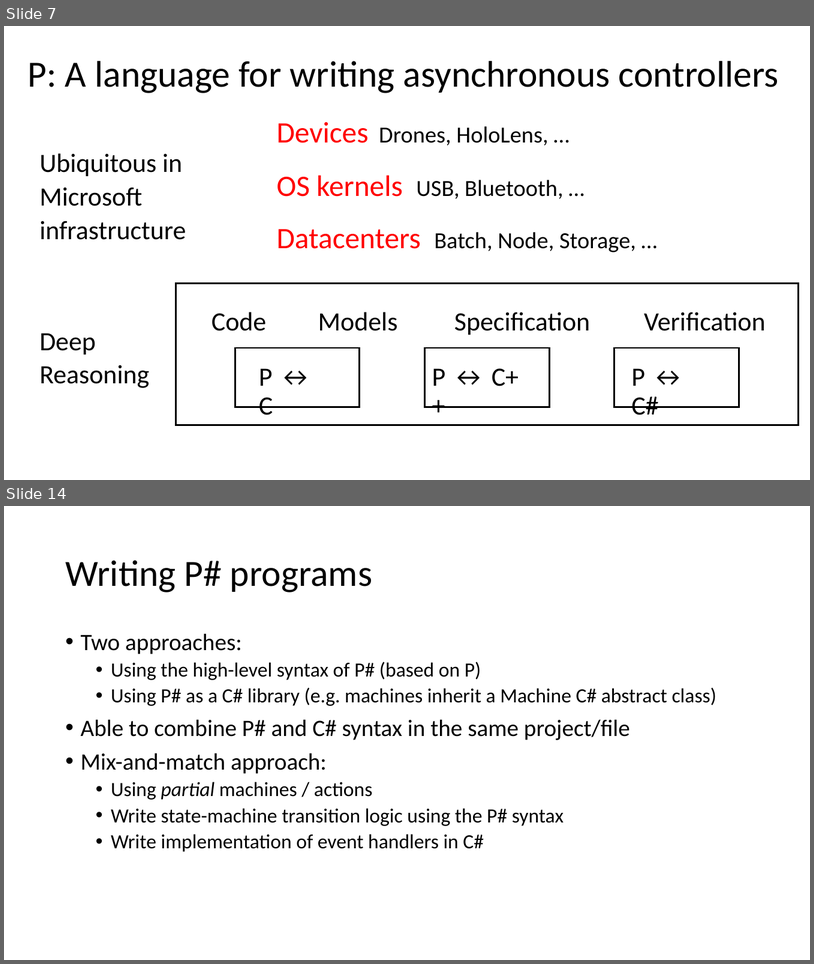
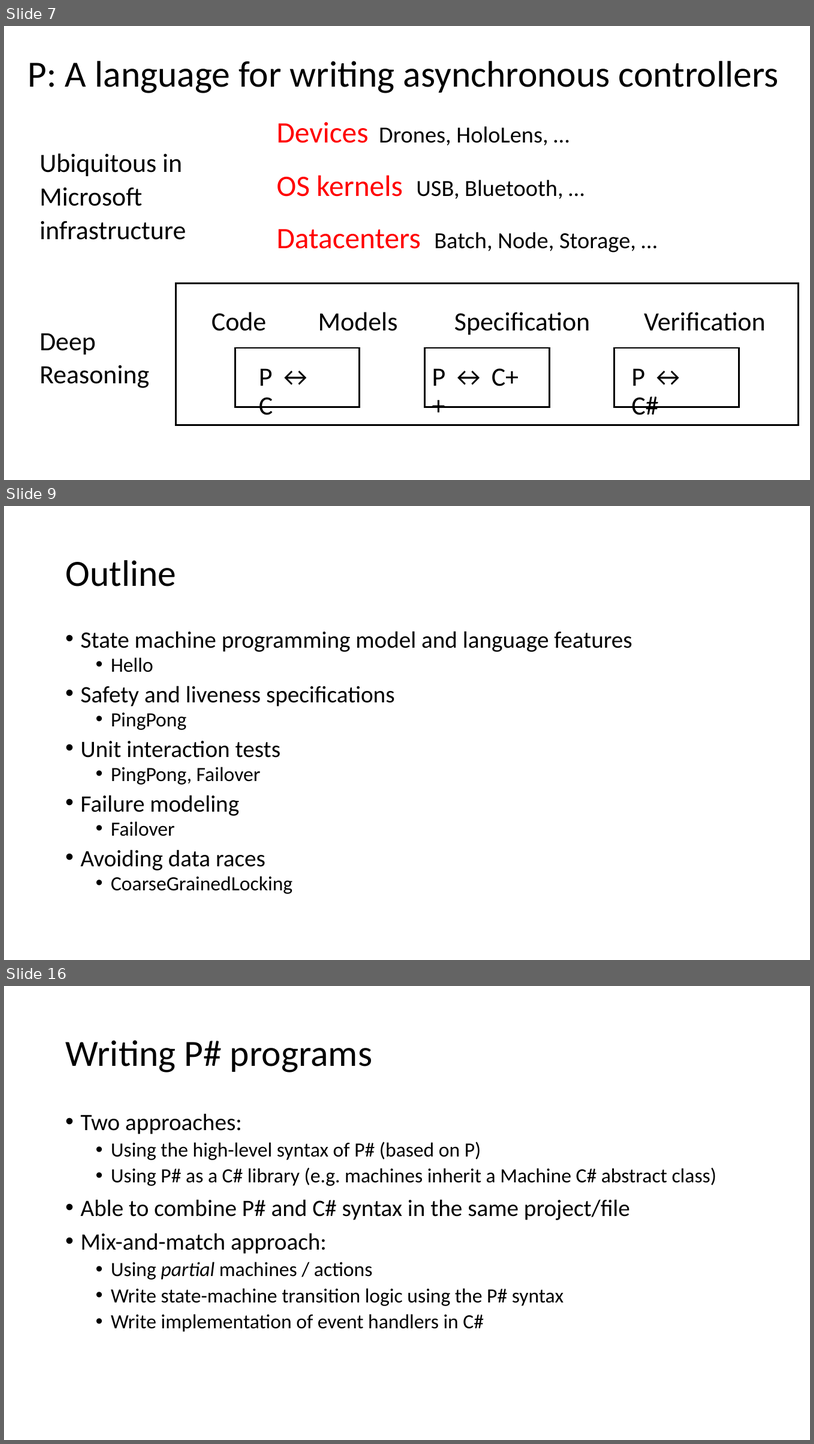
Before and after one commit to p-org/P, a slide deck: Tutorial/P-tutorial.pptx. Shown one above the other, each under a label of ours: slides 7 and 14 before the commit, slides 7, 9 and 16 after it; the slides between them are not shown. The pictures are 814x964 and 814x1444 pixels, drawn with LibreOffice and Linux fonts; fonts in the diff are those of the drawing. Boxes give left, top, right and bottom in pixels: in the first picture for what was removed or moved away, otherwise in the second. Text is boxed around its words. In the diff, an @@ line names an element or a change of style, - is before the commit and + after.

```diff
--- a/Tutorial/P-tutorial.pptx
+++ b/Tutorial/P-tutorial.pptx
@@ slide 9 added at box(4, 506, 810, 960), background #FFFFFF @@
@@ title added at box(65, 560, 176, 586), 44 pt, text #000000 @@
+Outline
@@ text added at box(81, 631, 632, 894), 28 pt, text #000000 @@
+• State machine programming model and language features
+  • Hello
+• Safety and liveness specifications
+  • PingPong
+• Unit interaction tests
+  • PingPong, Failover
+• Failure modeling
+  • Failover
+• Avoiding data races
+  • CoarseGrainedLocking
@@ what was slide 14 is now slide 16 @@
```
Also in this commit, not shown: 4 slides changed, 5 other slides added, 4 slides removed, 1 other file.
